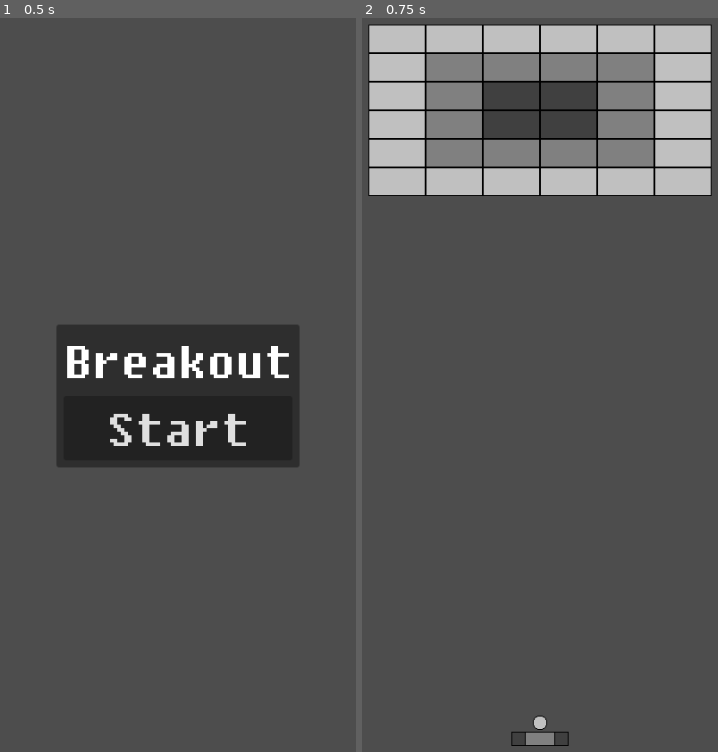
Above: before the commit, frames 1-2 (left to right).
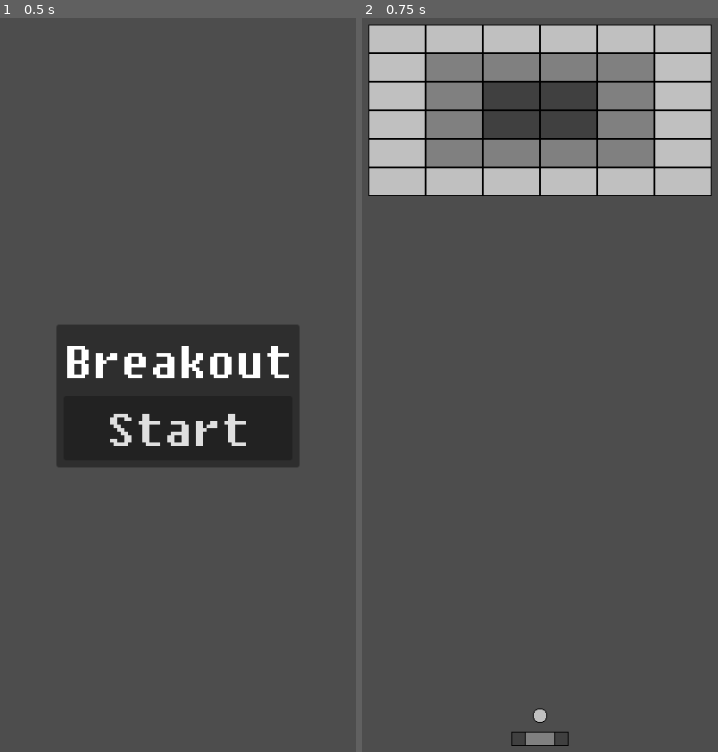
Above: after the commit, the same moments.

Repository: Mo-BiuS/MobileTest0
Game: Godot game, scene res://scenes/main.tscn
Same seed, same stepped clock (60 frames per second), same inputs: the game is played once before the commit and once after it.
Inputs:
- Up to frame 1 (0.5 s): no input
- Up to frame 2 (0.75 s): click "Start" at 0.5 s

Frame 1 is identical in both runs. In frame 2, less than 0.1% of the frame differs, in the area x 48-52%, y 94-98%.

Commit message:
ball follow the bar before getting launch

Diff:
--- /dev/null
+++ b/scenes/ball.gd
@@ -0,0 +1,16 @@
+extends CharacterBody2D
+
+var player = null
+
+func stickTo(p):
+	player = p
+
+func _process(delta):
+	if player != null:
+		if position.x < player.position.x-32:
+			position.x = player.position.x-32
+		elif position.x > player.position.x+32:
+			position.x = player.position.x+32
+
+func launch():
+	pass
--- a/scenes/ball.tscn
+++ b/scenes/ball.tscn
@@ -1,10 +1,12 @@
-[gd_scene load_steps=3 format=3 uid="uid://ymxn60tq1sit"]
+[gd_scene load_steps=4 format=3 uid="uid://ymxn60tq1sit"]
 
 [ext_resource type="Texture2D" uid="uid://cf3rn1sw83pvp" path="res://ressources/texture/ball.png" id="1_i5758"]
+[ext_resource type="Script" path="res://scenes/ball.gd" id="1_ih684"]
 
 [sub_resource type="RectangleShape2D" id="RectangleShape2D_jikgs"]
 
 [node name="Ball" type="CharacterBody2D"]
+script = ExtResource("1_ih684")
 
 [node name="Sprite2D" type="Sprite2D" parent="."]
 texture_filter = 1
--- a/scenes/game.gd
+++ b/scenes/game.gd
@@ -1,6 +1,12 @@
 extends Node2D
 
 @onready var player = $Player
+@onready var ball = $Ball
 
 func startGame():
 	player.startGame()
+	ball.stickTo(player)
+
+
+func _on_player_launch_ball():
+	ball.launch()
--- a/scenes/game.tscn
+++ b/scenes/game.tscn
@@ -65,4 +65,4 @@
 position = Vector2(207, 832)
 
 [node name="Ball" parent="." instance=ExtResource("4_d3gis")]
-position = Vector2(207, 814)
+position = Vector2(207, 806)
Not shown, changed: export/MobileTest0.apk
Not shown, changed: export/MobileTest0.apk.idsig
